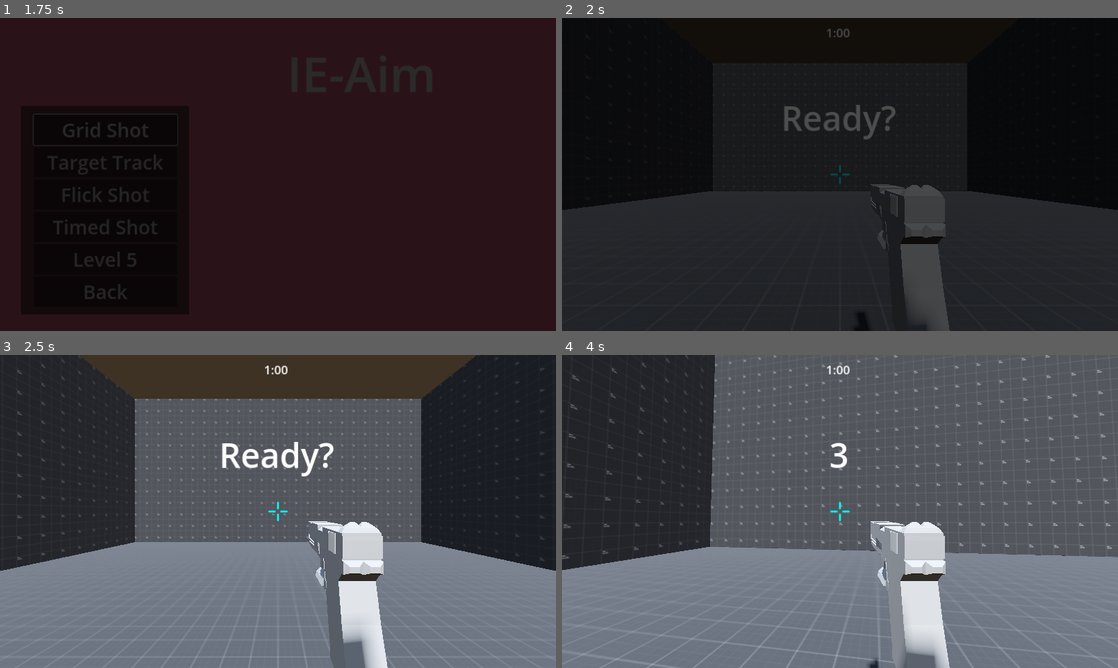
Above: before the commit, frames 1-4 (two rows, left to right).
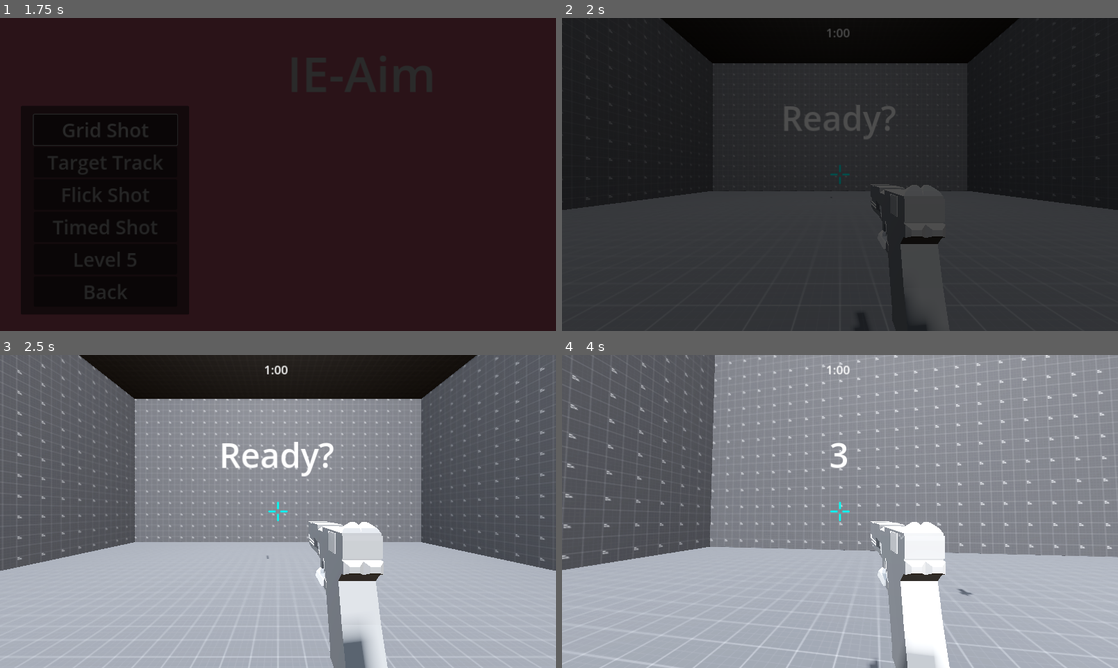
Above: after the commit, the same moments.

Repository: PureAsbestos/ie-aim
Game: Godot game, scene res://scenes/main.tscn
The game is run twice, just before and just after one commit, with the same random seed, the same clock (stepped at 60 frames per second) and the same inputs.
Inputs (mouse positions are in pixels of both pictures, inside the frame that each line leads up to):
- Up to frame 1 (1.75 s): click "Level Select" at 0.5 s; click "Grid Shot" at 1.25 s
- Up to frame 2 (2 s): no input
- Up to frame 3 (2.5 s): tap Enter (ui_accept) at 2, 2.27 s; move the mouse to (305, 511) at 2.02 s; hold W (Forward) from 2.03 s (still down); click (305, 511) at 2.1 s
- Up to frame 4 (4 s): keep holding W (Forward); move the mouse to (812, 511) at 2.77 s; click (812, 511) at 2.85 s; tap Enter (ui_accept) at 3.02 s; move the mouse to (851, 505) at 3.52 s; click (851, 505) at 3.6 s

Frame 1 is identical in both runs. In frame 2, 0.2% of the frame differs, in the area x 0-97%, y 0-72%; in frame 3, 95%; in frame 4, 98%, in the area x 0-100%, y 0-100%.

Commit message:
Add light fixture to room

Diff:
--- a/scenes/levels/room.tscn
+++ b/scenes/levels/room.tscn
@@ -2,7 +2,7 @@
 
 [ext_resource type="Material" uid="uid://cmw1h0xyp4wd5" path="res://assets/materials/wall.material" id="1_iaqke"]
 [ext_resource type="Material" uid="uid://b6m74hu8s5dfq" path="res://assets/materials/ground.material" id="2_u5jap"]
-[ext_resource type="Material" uid="uid://m2g2bla6d8ko" path="res://assets/materials/ceiling.material" id="3_h1qqa"]
+[ext_resource type="PackedScene" uid="uid://xwnmbd61vcwd" path="res://assets/materials/Light bulb.glb" id="3_n5i77"]
 
 [sub_resource type="WorldBoundaryShape3D" id="WorldBoundaryShape3D_sliuu"]
 
@@ -25,7 +25,7 @@
 orientation = 1
 
 [sub_resource type="QuadMesh" id="QuadMesh_wvyly"]
-material = ExtResource("3_h1qqa")
+material = ExtResource("2_u5jap")
 size = Vector2(100, 100)
 orientation = 1
 
@@ -90,3 +90,12 @@
 [node name="CollisionShape3D" type="CollisionShape3D" parent="Upperground"]
 transform = Transform3D(1, 0, 0, 0, -1, 8.74228e-08, 0, -8.74228e-08, -1, 0, 0, 0)
 shape = SubResource("WorldBoundaryShape3D_cmefa")
+
+[node name="OmniLight3D" type="OmniLight3D" parent="."]
+transform = Transform3D(1, 0, 0, 0, 1, 0, 0, 0, 1, 50, 46, 50)
+light_energy = 8.0
+shadow_enabled = true
+omni_range = 50.0
+
+[node name="Light bulb" parent="OmniLight3D" instance=ExtResource("3_n5i77")]
+transform = Transform3D(0.125, 0, 0, 0, 0.125, 0, 0, 0, 0.125, 0, 0, 0)
Binary file added: assets/materials/Light bulb.glb
Not shown, added: assets/materials/Light bulb.glb.import
